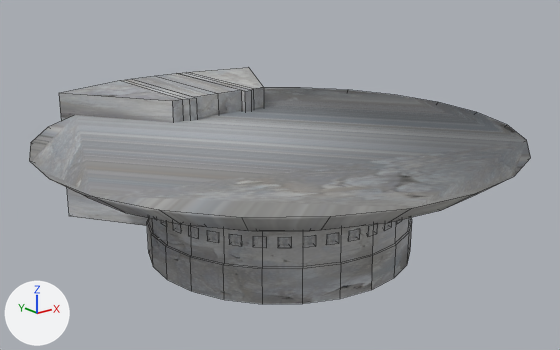
The Blender file resources/models/chamber.blend, before and after one commit.
Camera for both pictures: a 50 mm camera at (-28.4, -35.5, 18.9) aimed at (0.0, 0.0, 4.7). The axes (+X, +Y, +Z) are drawn at lower left. The lights are the same throughout. Mesh edges are drawn as thin lines.

In view in the first picture: 'Chamber', 'JudgeBox', 'Spikes'.
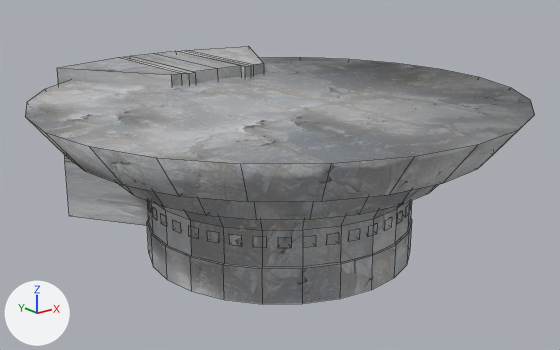
Pixel boxes (x1, y1, x2, y2) of what changed, in the pictures (560 x 350 px; the box of a moved part takes in the faces that stretch with it):
'Chamber', reshaped (14% taller)
    before: (29, 88, 531, 304)
    after: (25, 57, 535, 304)
'JudgeBox', reshaped (13% taller)
    before: (59, 67, 264, 226)
    after: (57, 46, 264, 226)
part 1 of me_circle_003, moved or reshaped
    before: (29, 88, 531, 231)
    after: (25, 57, 535, 230)
part 2 of me_circle_003, surface changed
    before: (147, 217, 412, 304)
    after: (147, 201, 412, 304)
part 3 of me_plane, moved or reshaped
    before: (59, 67, 264, 123)
    after: (57, 46, 264, 86)

Patch to the scene script:
```diff
--- a/resources/models/chamber.blend.py
+++ b/resources/models/chamber.blend.py
@@ me_circle_003 @@
 # used by ob_chamber; location = (0.0, 0.0, 0.0); scale = (5.04, 5.04, 5.04)
-me_circle_003.from_pydata(...)  # 192 vertices, 162 faces; spans x -2.88..2.88, y -2.88..2.49, z 0.0..1.44
+me_circle_003.from_pydata(...)  # 192 vertices, 162 faces; spans x -2.88..2.88, y -2.88..2.49, z 0.0..1.91
+# me_circle_003 part 1: all 105 vertices in x -2.88..2.88, y -2.88..2.49, z 0.96..1.44 are scaled about their middle by (1, 1, 1.72), then moved by (0.0, 0.0, 0.3)
+# me_circle_003 part 2: texture (UV) coordinates of 162 of 162 faces, centred in x -2.64..2.64, y -2.64..2.12, z 0.0..1.44, changed; they spanned u -0.98..1.96, v -0.73..1.75 and now span u -1.19..2.09, v -1.1..2.18
 me_circle_003.materials.append(mat_concrete)
@@ me_plane @@
 me_plane.from_pydata(...)  # 182 vertices, 186 faces; spans x -8.1..7.8, y 7.1..15.8, z 0.0..8.7
 # used by ob_judgebox; location = (0.0, -1.01, 0.0)
+# me_plane part 3: all 22 vertices in x -8.1..7.8, y 7.1..15.8, z 8.7 are moved by (0.0, 0.0, 1.7)
 me_plane.materials.append(mat_concrete)
```
